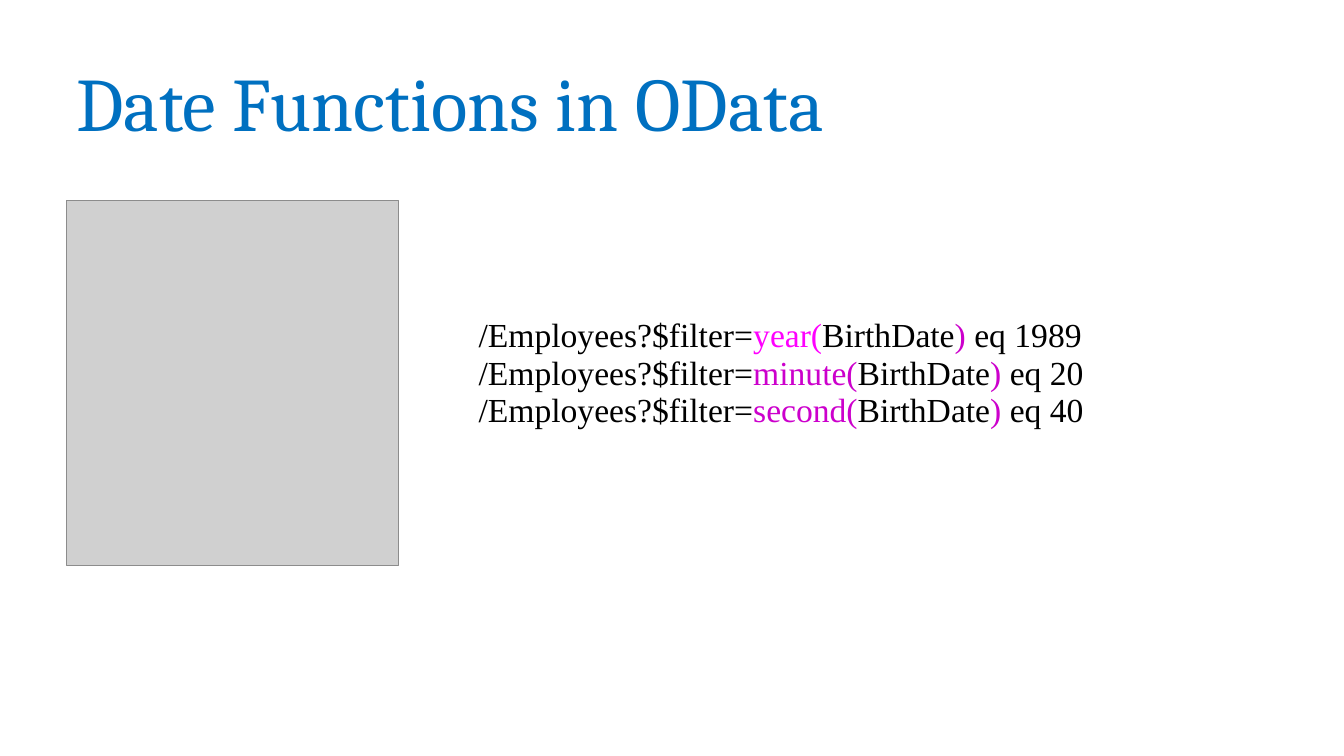
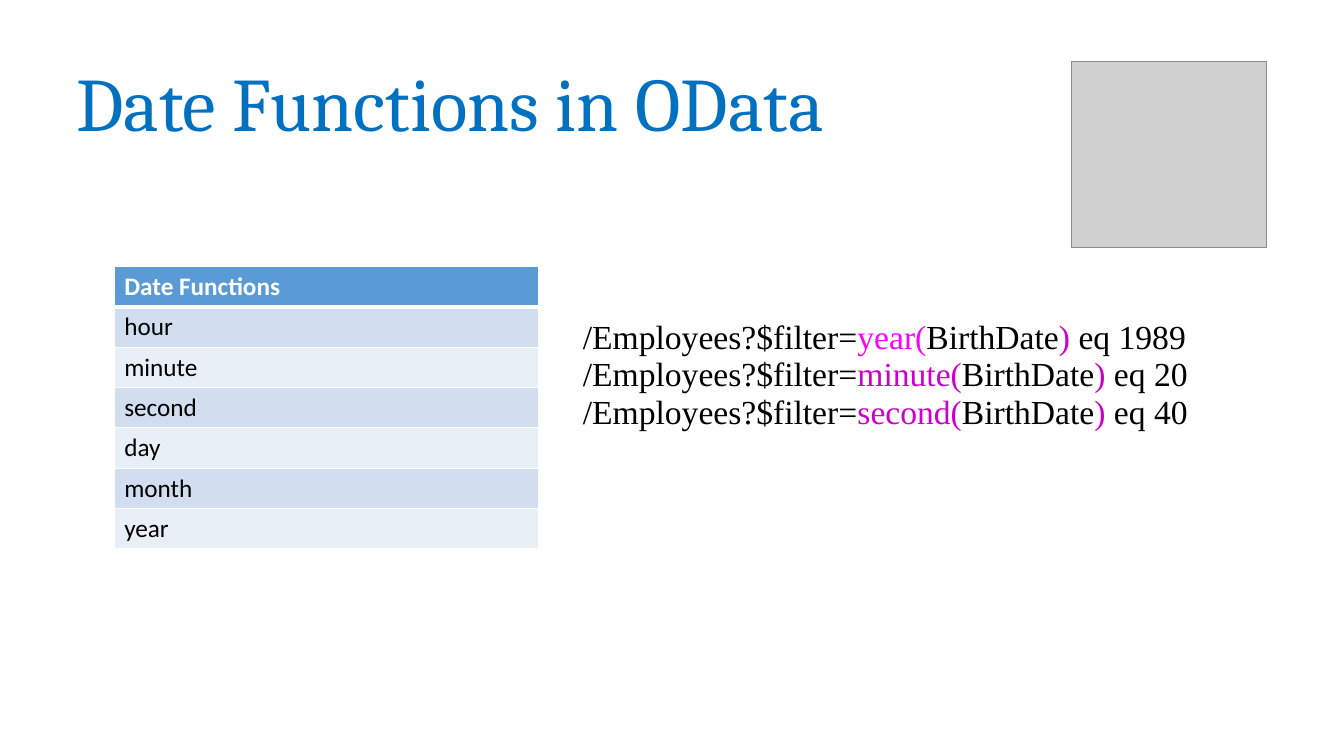
Before and after one commit to rakesh-nayak/odata, a slide deck: slide 15 of OData.pptx. Drawn at 1344x756 pixels with LibreOffice and Linux fonts; fonts in the diff are those of the drawing; grey boxes stand for pictures. Boxes give left, top, right and bottom in pixels: in the first picture for what was removed or moved away, otherwise in the second. Text is boxed around its words. In the diff, an @@ line names an element or a change of style, - is before the commit and + after.

```diff
--- a/OData.pptx
+++ b/OData.pptx
@@ picture added at bbox=[1072, 62, 1267, 247] @@
@@ picture removed at bbox=[67, 201, 398, 566] @@
@@ table added at bbox=[114, 266, 538, 548], 7 rows, 1 columns @@
+Date Functions
+hour
+minute
+second
+day
+month
+year
@@ free "/Employees?$filter=year(BirthDate) eq 1989": place and size @@
-free "/Employees?$filter=year(BirthDate) eq 1989" at bbox=[469, 313, 1170, 534]
+free "/Employees?$filter=year(BirthDate) eq 1989" at bbox=[573, 315, 1273, 536]
```
Also in this commit, not shown: 18 other slides changed.
